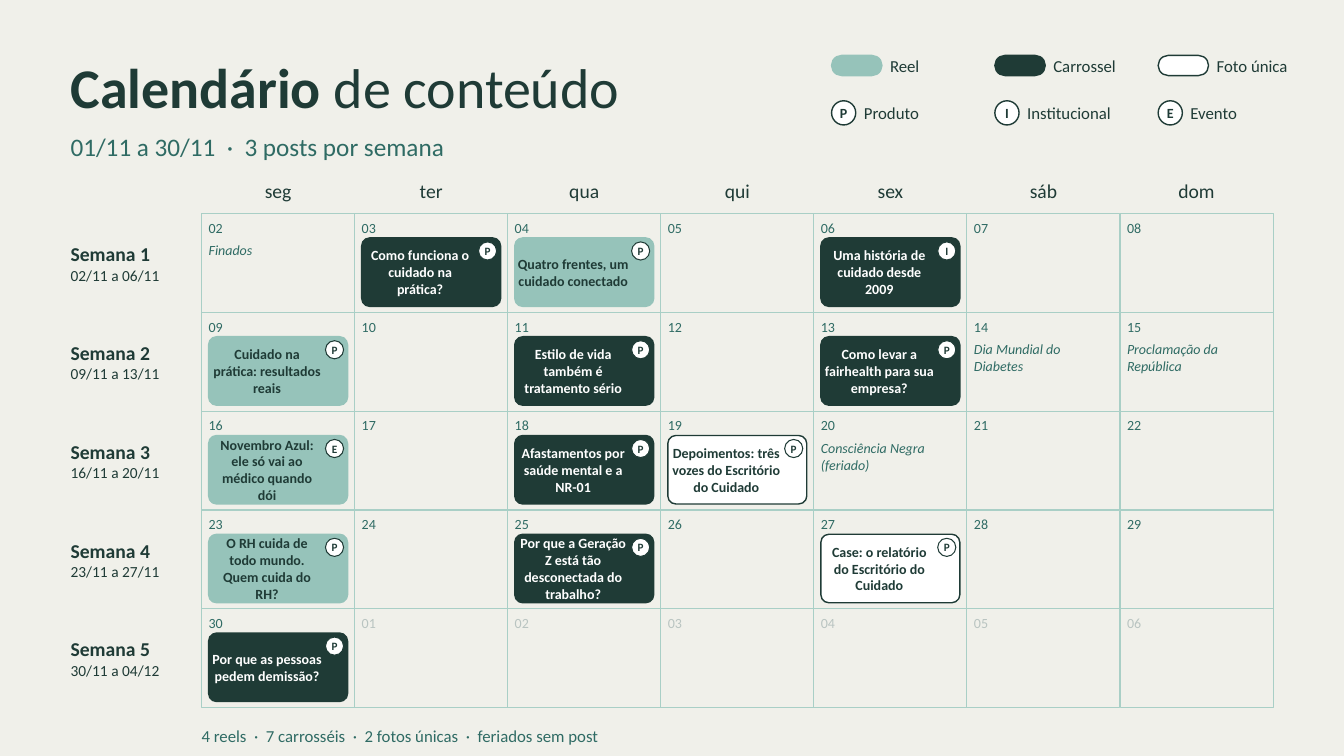
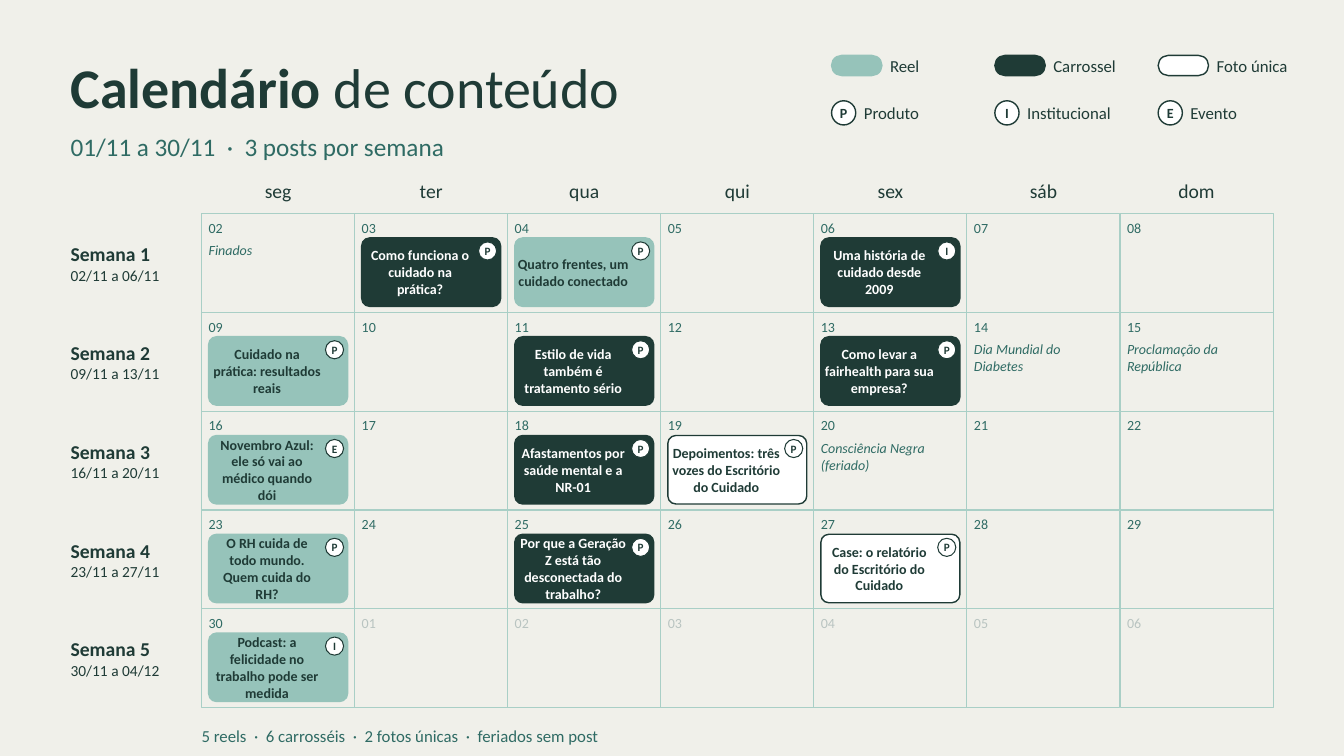
Before and after one commit to nina-rebello/comunicao-fh, a slide deck: slide 2 of marketing/calendario-novembro/Programacao_Instagram_Novembro_2026.pptx. Drawn at 1344x756 pixels with LibreOffice and Linux fonts; fonts in the diff are those of the drawing. Boxes give left, top, right and bottom in pixels: in the first picture for what was removed or moved away, otherwise in the second. Text is boxed around its words. In the diff, an @@ line names an element or a change of style, - is before the commit and + after.

```diff
--- a/marketing/calendario-novembro/Programacao_Instagram_Novembro_2026.pptx
+++ b/marketing/calendario-novembro/Programacao_Instagram_Novembro_2026.pptx
@@ rounded rectangle at <box>209,633,348,702</box>: fill #1F3B36 to #96C3BA; outline #1F3B36 1 pt to #96C3BA 1 pt @@
@@ text at <box>216,637,319,698</box>: text changed; text colour #FFFFFF to #1F3B36 @@
-Por que as pessoas pedem demissão?
+Podcast: a felicidade no trabalho pode ser medida
@@ text at <box>333,641,336,654</box>: text changed @@
-P
+I
@@ text at <box>202,730,598,745</box>: text changed @@
-4 reels · 7 carrosséis · 2 fotos únicas · feriados sem post
+5 reels · 6 carrosséis · 2 fotos únicas · feriados sem post
```
Also in this commit, not shown: 1 other slide changed, 12 other files.
